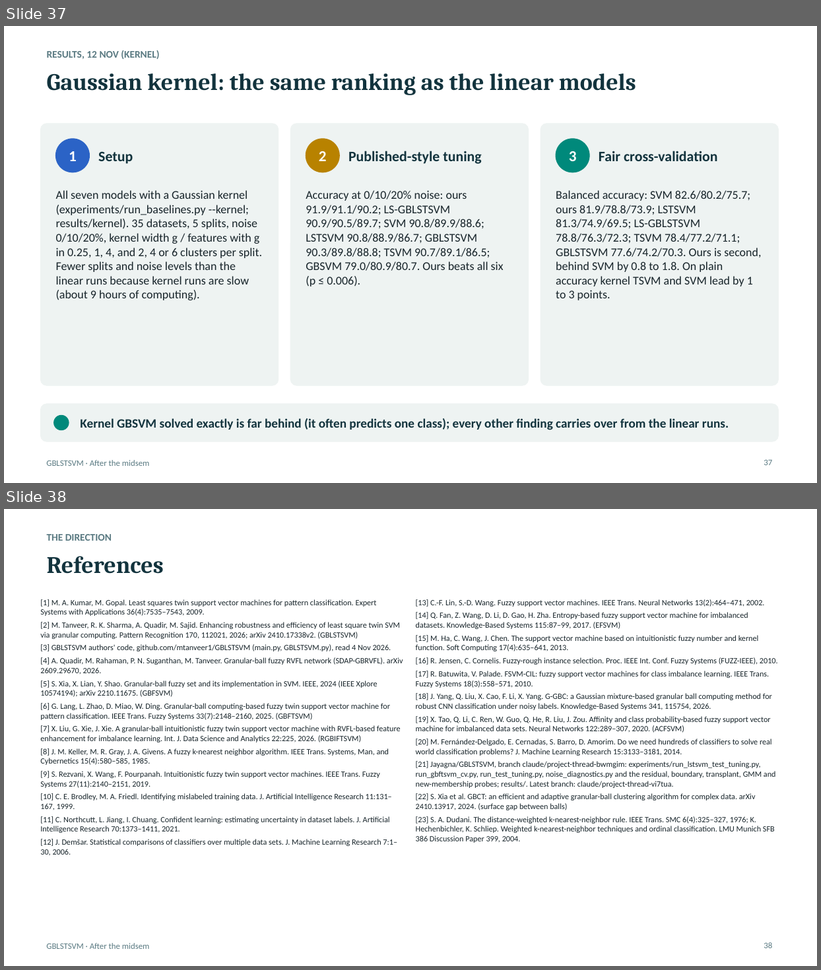
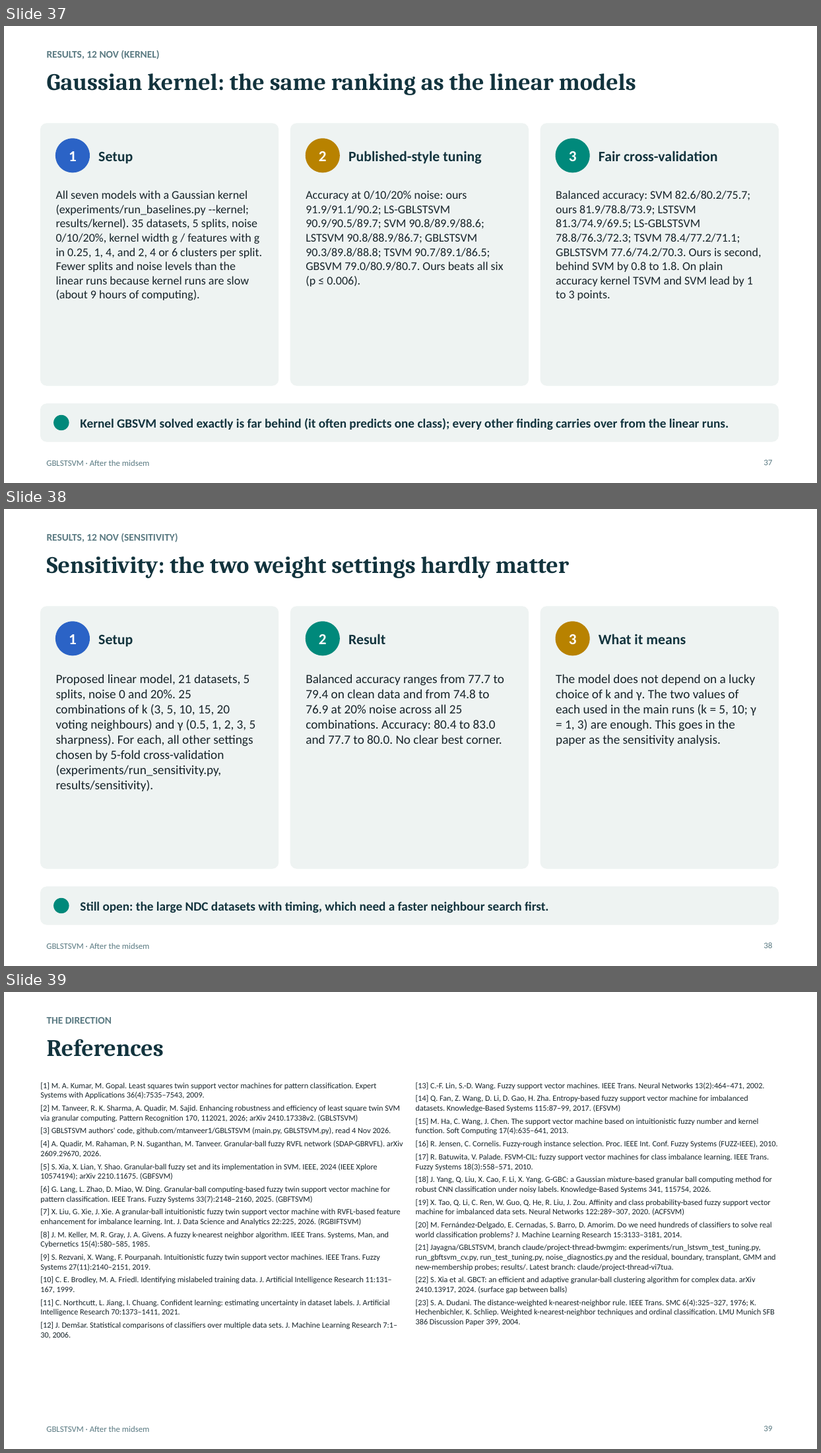
Before and after one commit to Jayagna/GBLSTSVM, a slide deck: reports/post_midsem/post_midsem.pptx. Shown one above the other, each under a label of ours: slides 37 and 38 before the commit, slides 37, 38 and 39 after it. The pictures are 821x970 and 821x1453 pixels, drawn with LibreOffice and Linux fonts; fonts in the diff are those of the drawing. Boxes give left, top, right and bottom in pixels: in the first picture for what was removed or moved away, otherwise in the second. Text is boxed around its words. In the diff, an @@ line names an element or a change of style, - is before the commit and + after.

```diff
--- a/reports/post_midsem/post_midsem.pptx
+++ b/reports/post_midsem/post_midsem.pptx
@@ slide 38 added at [4,509,817,966], background #FFFFFF; not listed: 1 template element that a slide beside it also shows @@
@@ text added at [47,533,178,542], 12 pt, text #5A7A82, bold @@
+RESULTS, 12 NOV (SENSITIVITY)
@@ title added at [47,557,569,578], 28 pt, text #12333D, bold @@
+Sensitivity: the two weight settings hardly matter
@@ rounded rectangle added at [40,607,279,869], fill #EEF3F2, outline #EEF3F2 0.75 pt @@
@@ rounded rectangle added at [290,607,529,869], fill #EEF3F2, outline #EEF3F2 0.75 pt @@
@@ rounded rectangle added at [541,607,779,869], fill #EEF3F2, outline #EEF3F2 0.75 pt @@
@@ ellipse added at [56,622,89,656], fill #2B63C6, outline #2B63C6 1 pt @@
@@ ellipse added at [306,622,339,656], fill #00897B, outline #00897B 1 pt @@
@@ ellipse added at [556,622,589,656], fill #B88200, outline #B88200 1 pt @@
@@ text added at [69,634,77,644], 18 pt, text #FFFFFF, bold @@
+1
@@ text added at [98,634,133,647], 17 pt, text #12333D, bold @@
+Setup
@@ text added at [319,634,327,644], 18 pt, text #FFFFFF, bold @@
+2
@@ text added at [349,634,385,644], 17 pt, text #12333D, bold @@
+Result
@@ text added at [569,634,577,644], 18 pt, text #FFFFFF, bold @@
+3
@@ text added at [599,634,686,644], 17 pt, text #12333D, bold @@
+What it means
@@ text added at [56,674,256,791], 15 pt, text #17242A @@
+Proposed linear model, 21 datasets, 5 splits, noise 0 and 20%. 25 combinations of k (3, 5, 10, 15, 20 voting neighbours) and γ (0.5, 1, 2, 3, 5 sharpness). For each, all other settings chosen by 5-fold cross-validation (experiments/run_sensitivity.py, results/sensitivity).
@@ text added at [306,674,504,744], 15 pt, text #17242A @@
+Balanced accuracy ranges from 77.7 to 79.4 on clean data and from 74.8 to 76.9 at 20% noise across all 25 combinations. Accuracy: 80.4 to 83.0 and 77.7 to 80.0. No clear best corner.
@@ text added at [556,674,756,746], 15 pt, text #17242A @@
+The model does not depend on a lucky choice of k and γ. The two values of each used in the main runs (k = 5, 10; γ = 1, 3) are enough. This goes in the paper as the sensitivity analysis.
@@ rounded rectangle added at [40,887,779,925], fill #EEF3F2, outline #EEF3F2 0.75 pt @@
@@ ellipse added at [54,899,69,914], fill #00897B, outline #00897B 1 pt @@
@@ text added at [80,902,549,914], 15 pt, text #12333D, bold @@
+Still open: the large NDC datasets with timing, which need a faster neighbour search first.
@@ page number added at [764,943,772,949], 10 pt, text #5A7A82 @@
+38
@@ what was slide 38 is now slide 39 @@
```
Also in this commit, not shown: 47 other files.
